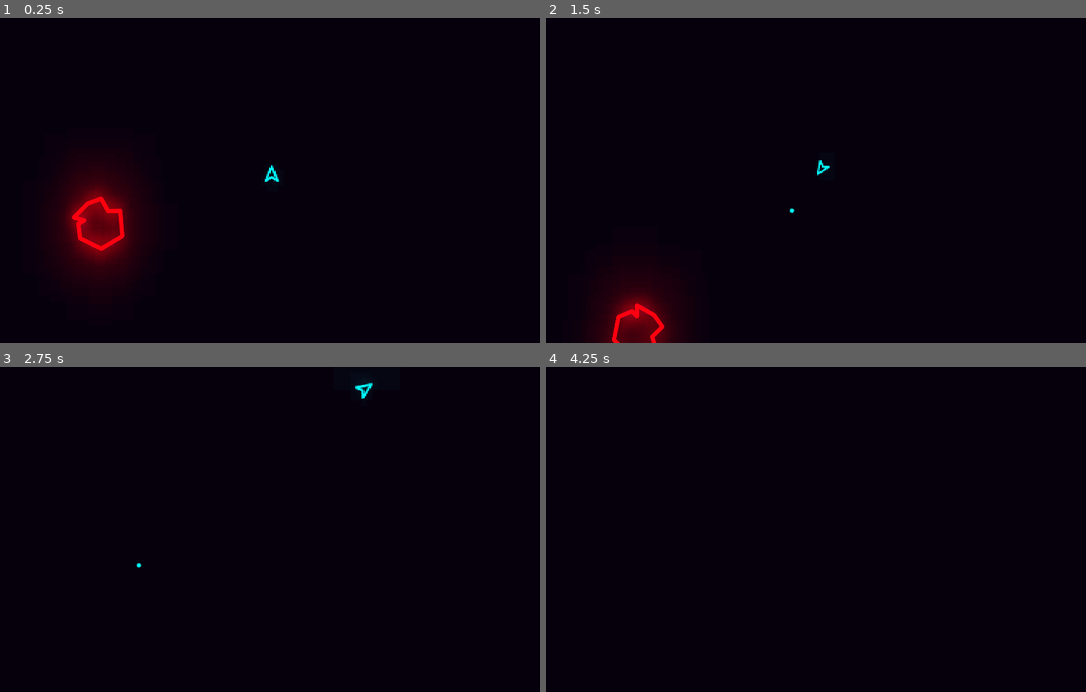
Above: before the commit, frames 1-4 (two rows, left to right).
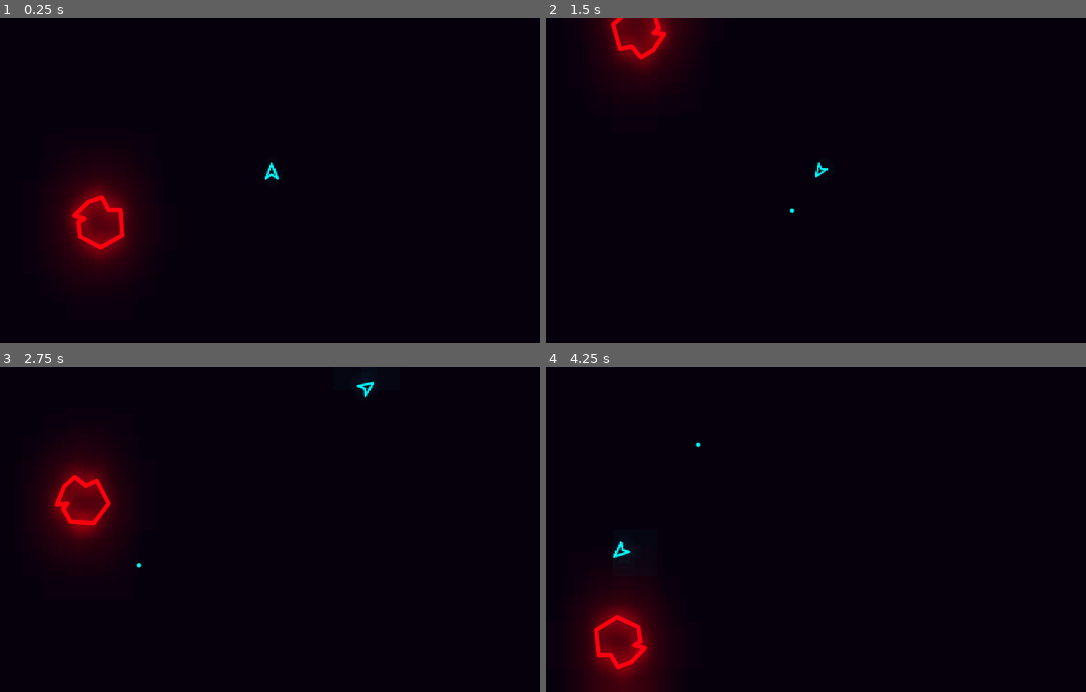
Above: after the commit, the same moments.

Repository: SanderVanhove/asteroidbelt
Game: Godot game, scene res://Screens/World/World.tscn
The game is run twice, just before and just after one commit, with the same random seed, the same clock (stepped at 60 frames per second) and the same inputs.
Inputs:
- Up to frame 1 (0.25 s): no input
- Up to frame 2 (1.5 s): hold Right (ui_right) 0.53-1.28 s; tap Space (fire) at 0.6, 1.35 s; hold Down (ui_down) from 1.28 s (still down)
- Up to frame 3 (2.75 s): release Down (ui_down) at 2.03 s; hold Right (ui_right) from 2.03 s (still down); tap Space (fire) at 2.1 s
- Up to frame 4 (4.25 s): release Right (ui_right) at 2.78 s; hold Up (ui_up) 2.78-3.53 s; tap Space (fire) at 2.85, 3.6 s; hold Left (ui_left) from 3.53 s (still down)

The runs differ from the first frame. In frame 1, 0.3% of the frame differs, in the area x 13-52%, y 44-72%; in frame 2, 5.9%, in the area x 8-53%, y 0-100%; in frame 3, 4.5%; in frame 4, 4.9%.

Commit message:
Add screen wrap and icon

Diff:
--- a/Things/Boulder/Boulder.tscn
+++ b/Things/Boulder/Boulder.tscn
@@ -1,11 +1,13 @@
-[gd_scene load_steps=3 format=2]
+[gd_scene load_steps=4 format=2]
 
 [ext_resource path="res://Things/Boulder/Big_Boulder.png" type="Texture" id=1]
 [ext_resource path="res://Things/Boulder/Boulder.gd" type="Script" id=2]
+[ext_resource path="res://Utils/WrapAround.gd" type="Script" id=3]
 
 [node name="Boulder" type="RigidBody2D"]
-mass = 0.00102041
 gravity_scale = 0.0
+linear_damp = 0.0
+angular_damp = 0.0
 script = ExtResource( 2 )
 
 [node name="Visual" type="Node2D" parent="."]
@@ -16,3 +18,7 @@
 [node name="CollisionPolygon2D" type="CollisionPolygon2D" parent="."]
 visible = false
 polygon = PoolVector2Array( -19.9081, -40.2053, 2.03696, -26.7551, 20.9145, -37.3737, 46.871, 0.853203, 24.454, 40.024, -18.9642, 40.9679, -34.0662, 19.2588, -30.7627, 9.34807, -46.1006, 12.8876, -37.8417, -22.2717 )
+
+[node name="WrapAround" type="Node" parent="."]
+script = ExtResource( 3 )
+margin = 50
--- a/Things/Player/Player.tscn
+++ b/Things/Player/Player.tscn
@@ -1,8 +1,9 @@
-[gd_scene load_steps=5 format=2]
+[gd_scene load_steps=6 format=2]
 
 [ext_resource path="res://Things/Player/Player.png" type="Texture" id=1]
 [ext_resource path="res://Things/Player/Player.gd" type="Script" id=2]
 [ext_resource path="res://Things/Player/Truster.png" type="Texture" id=3]
+[ext_resource path="res://Utils/WrapAround.gd" type="Script" id=4]
 
 [sub_resource type="CapsuleShape2D" id=1]
 radius = 8.01157
@@ -12,6 +13,7 @@
 script = ExtResource( 2 )
 
 [node name="Visual" type="Node2D" parent="."]
+position = Vector2( 0, -5 )
 
 [node name="Sprite" type="Sprite" parent="Visual"]
 modulate = Color( 1.2, 1.2, 1.2, 1 )
@@ -24,7 +26,7 @@
 offset = Vector2( 0, 7 )
 
 [node name="CollisionShape2D" type="CollisionShape2D" parent="."]
-position = Vector2( 0, 2.43475 )
+position = Vector2( 0, -2.56525 )
 shape = SubResource( 1 )
 
 [node name="FirePoint" type="Node2D" parent="."]
@@ -35,3 +37,7 @@
 [node name="TrusterFlareTween" type="Tween" parent="."]
 repeat = true
 playback/repeat = true
+
+[node name="WrapAround" type="Node" parent="."]
+script = ExtResource( 4 )
+margin = 20
--- /dev/null
+++ b/Utils/WrapAround.gd
@@ -0,0 +1,12 @@
+extends Node
+
+
+export(int, 0, 100) var margin: float = 30.0
+
+
+onready var screen_size: Vector2 = get_viewport().size
+
+
+func _process(delta: float) -> void:
+	get_parent().position.x = wrapf(get_parent().position.x, 0 - margin, screen_size.x + margin)
+	get_parent().position.y = wrapf(get_parent().position.y, 0 - margin, screen_size.y + margin)
Not shown: 4 places in Screens/World/World.tscn that only renumber resources
Binary file changed: icon.png
Not shown, changed: assets.afdesign
